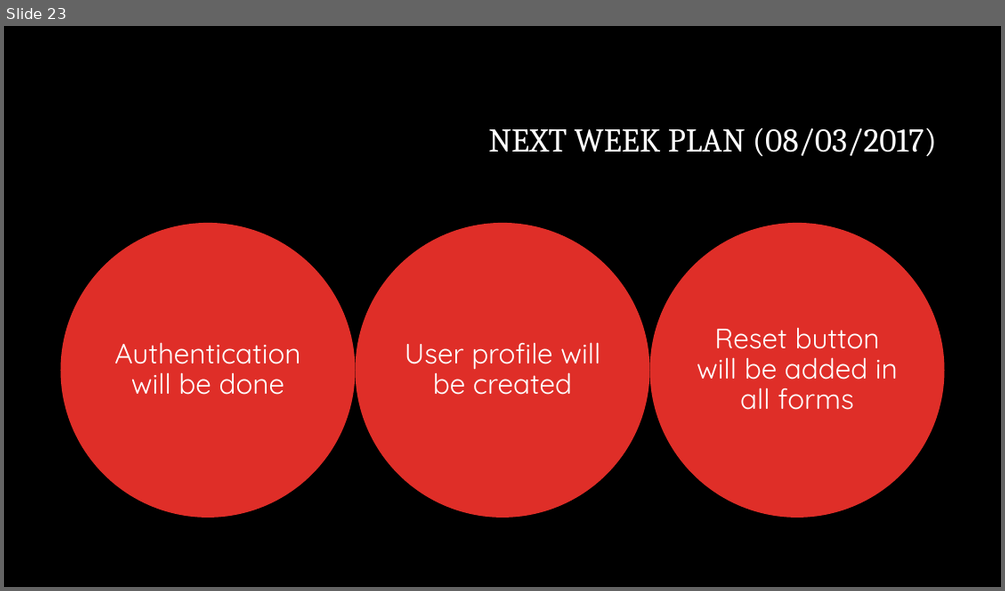
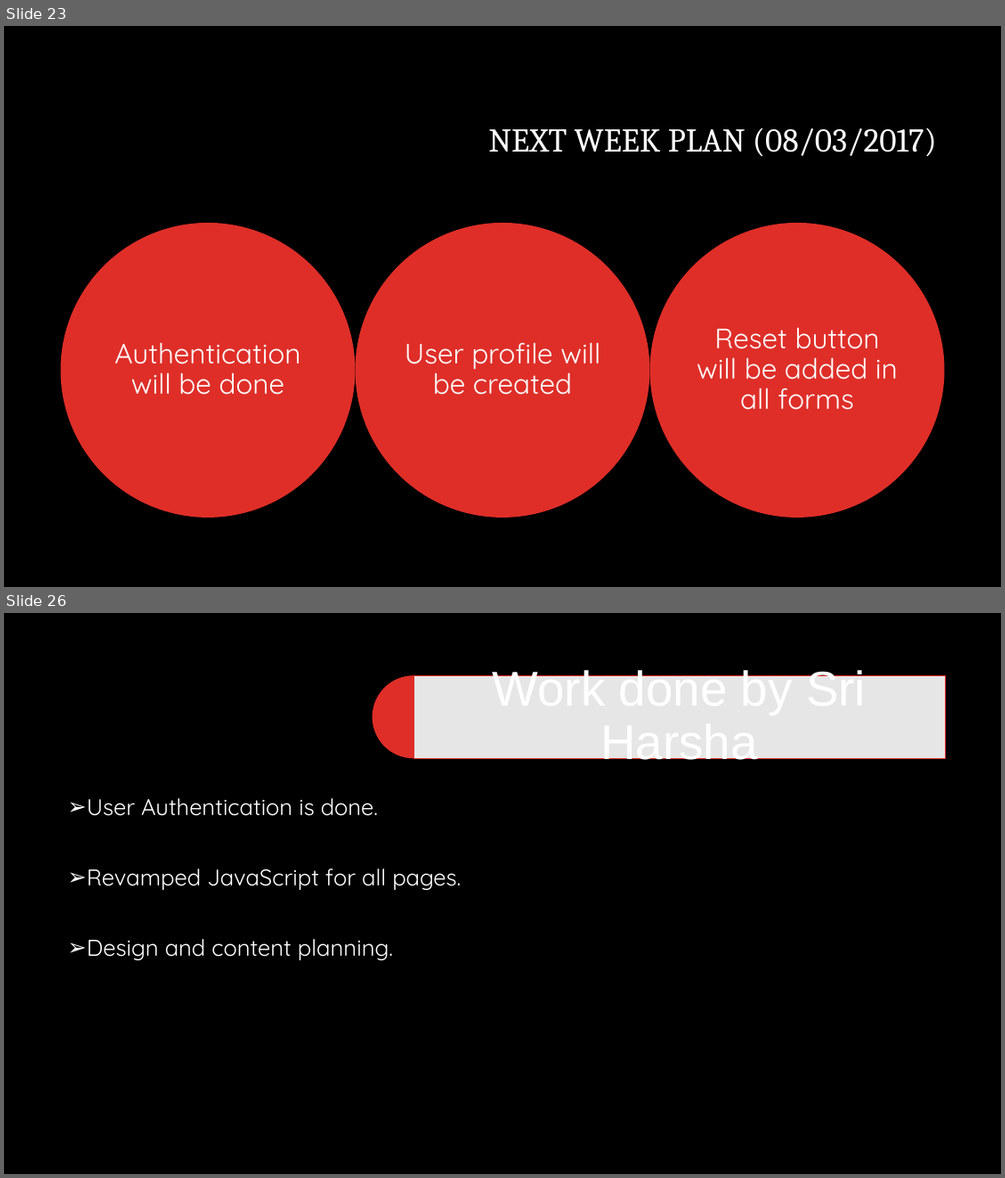
Before and after one commit to priyasatbhaya/IT_WEBD, a slide deck: Internet and web technology new ppt.pptx. Shown one above the other, each under a label of ours: slide 23 before the commit, slides 23 and 26 after it; the slides between them are not shown. The pictures are 1005x591 and 1005x1178 pixels, drawn with LibreOffice and Linux fonts; fonts in the diff are those of the drawing; background and template pictures are left out. Boxes give left, top, right and bottom in pixels: in the first picture for what was removed or moved away, otherwise in the second. Text is boxed around its words. In the diff, an @@ line names an element or a change of style, - is before the commit and + after.

```diff
--- a/Internet and web technology new ppt.pptx
+++ b/Internet and web technology new ppt.pptx
@@ slide 26 added at [4,613,1001,1174], background #000000 @@
@@ pie slice (boxed as its full ellipse) added at [372,676,455,759], fill #DF2E28 @@
@@ rectangle added at [413,676,946,759], fill #FFFFFF at 90% opacity, outline #DF2E28 0.75 pt @@
@@ text added at [493,667,866,768], 47 pt, text #FFFFFF @@
+Work done by Sri Harsha
@@ text added at [87,798,461,960], 22 pt, text #FFFFFF @@
+➢ User Authentication is done.
+➢ Revamped JavaScript for all pages.
+➢ Design and content planning.
```
Also in this commit, not shown: 10 slides changed, 9 other slides added, 11 other files.
